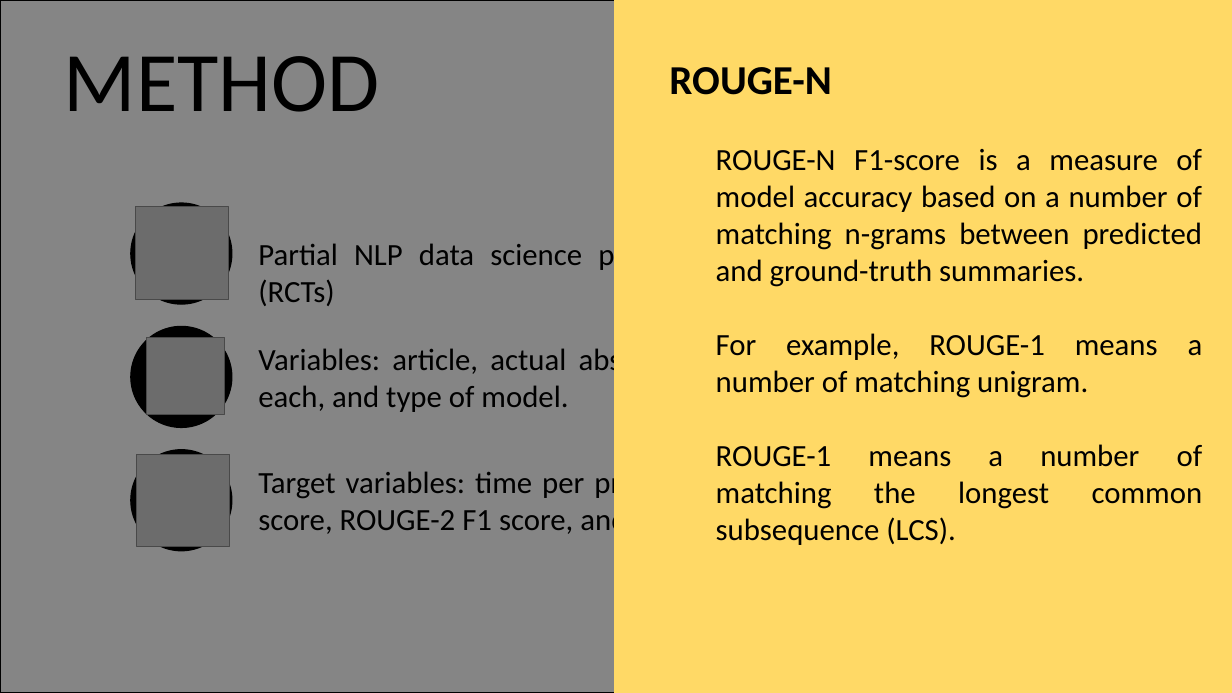
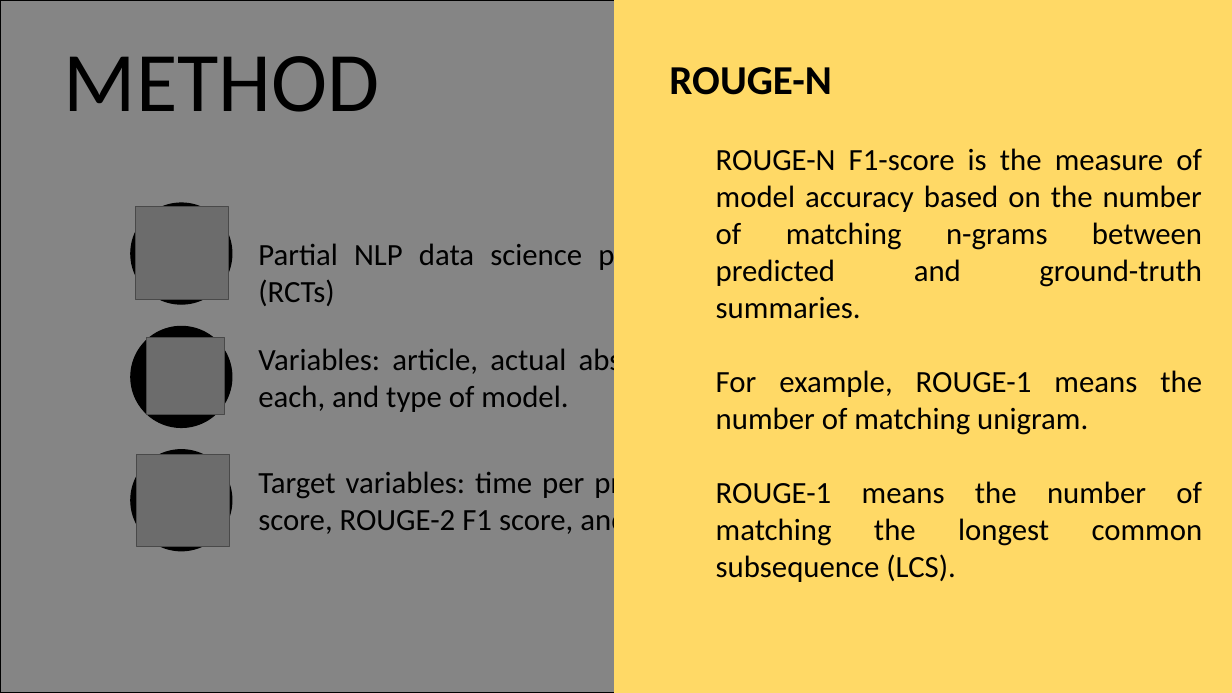
Before and after one commit to jonahwinninghoff/Text-Summarization, a slide deck: slide 13 of Presentation/BigBird.pptx. Drawn at 1232x693 pixels with LibreOffice and Linux fonts; fonts in the diff are those of the drawing; grey boxes stand for pictures. Boxes give left, top, right and bottom in pixels: in the first picture for what was removed or moved away, otherwise in the second. Text is boxed around its words. In the diff, an @@ line names an element or a change of style, - is before the commit and + after.

```diff
--- a/Presentation/BigBird.pptx
+++ b/Presentation/BigBird.pptx
@@ text at (x1=716, y1=148, x2=1203, y2=582): text changed @@
-    ROUGE-N F1-score is a measure of model accuracy based on a number of matching n-grams between predicted and ground-truth summaries.
-    For example, ROUGE-1 means a number of matching unigram.
-    ROUGE-1 means a number of matching the longest common subsequence (LCS).
+    ROUGE-N F1-score is the measure of model accuracy based on the number of matching n-grams between predicted and ground-truth summaries.
+    For example, ROUGE-1 means the number of matching unigram.
+    ROUGE-1 means the number of matching the longest common subsequence (LCS).
```
Also in this commit, not shown: 8 other slides changed, 1 other file.
